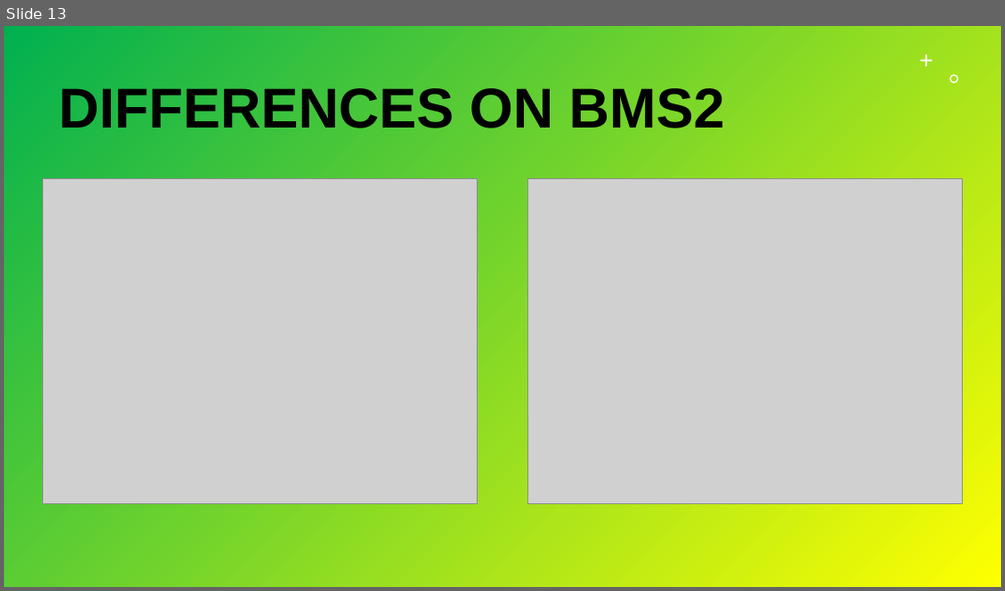
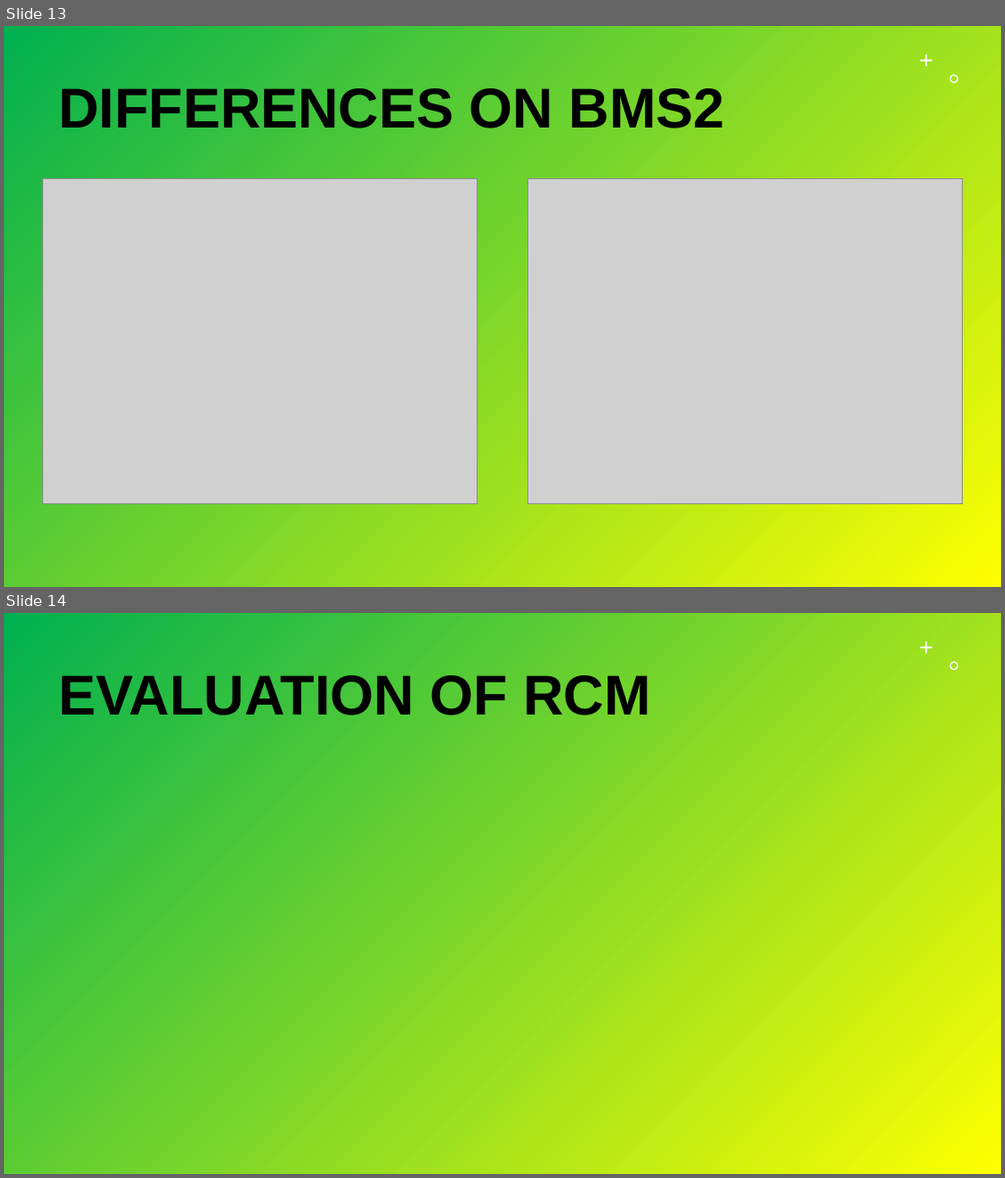
Before and after one commit to Durante94/Data-Protection-Privacy, a slide deck: Presentazione/presentazione.pptx. Shown one above the other, each under a label of ours: slide 13 before the commit, slides 13 and 14 after it. The pictures are 1005x591 and 1005x1178 pixels, drawn with LibreOffice and Linux fonts; fonts in the diff are those of the drawing; grey boxes stand for pictures. Boxes give left, top, right and bottom in pixels: in the first picture for what was removed or moved away, otherwise in the second. Text is boxed around its words. In the diff, an @@ line names an element or a change of style, - is before the commit and + after.

Commit message:
Modifiche presentazione

```diff
--- a/Presentazione/presentazione.pptx
+++ b/Presentazione/presentazione.pptx
@@ slide 14 added at <box>4,613,1001,1174</box>, background gradient #00B050 to #FFFF00; not listed: 2 template elements that a slide beside it also shows @@
@@ title added at <box>58,675,650,725</box>, 54 pt, text #000000, bold @@
+EVALUATION OF RCM
```
